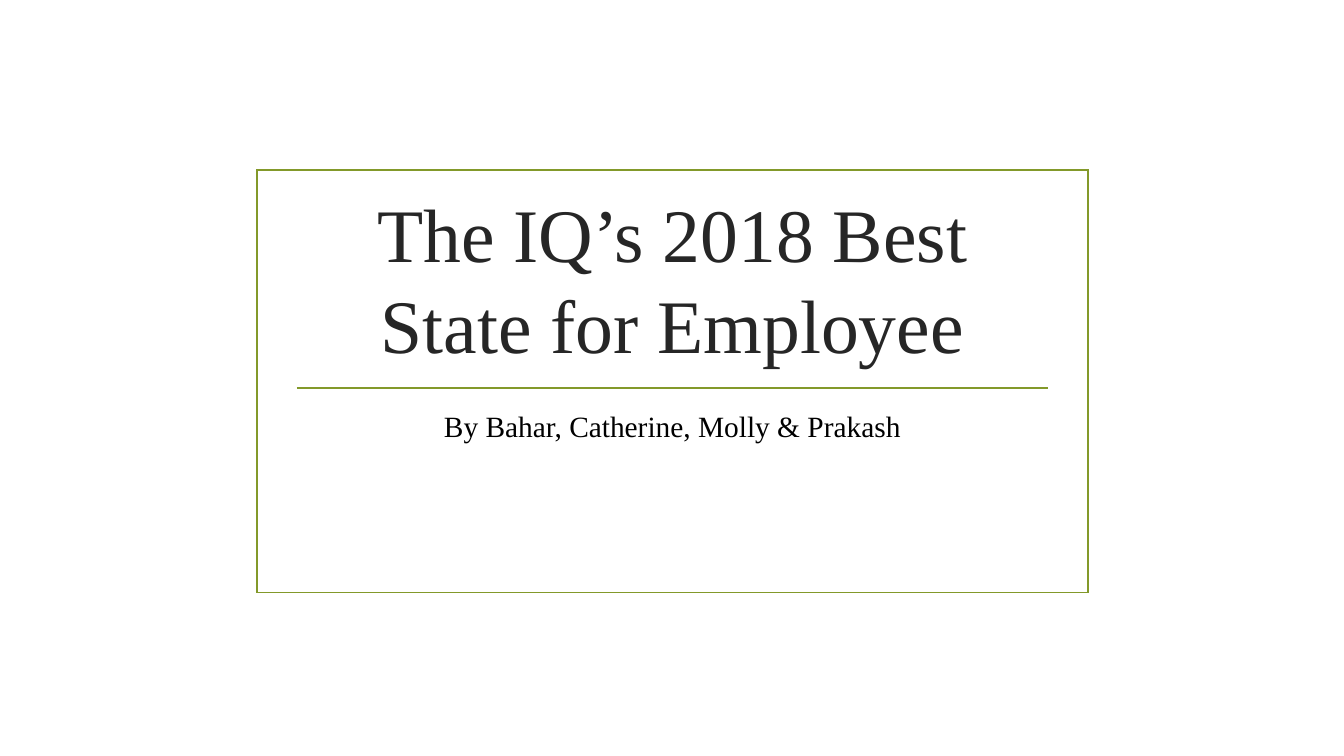
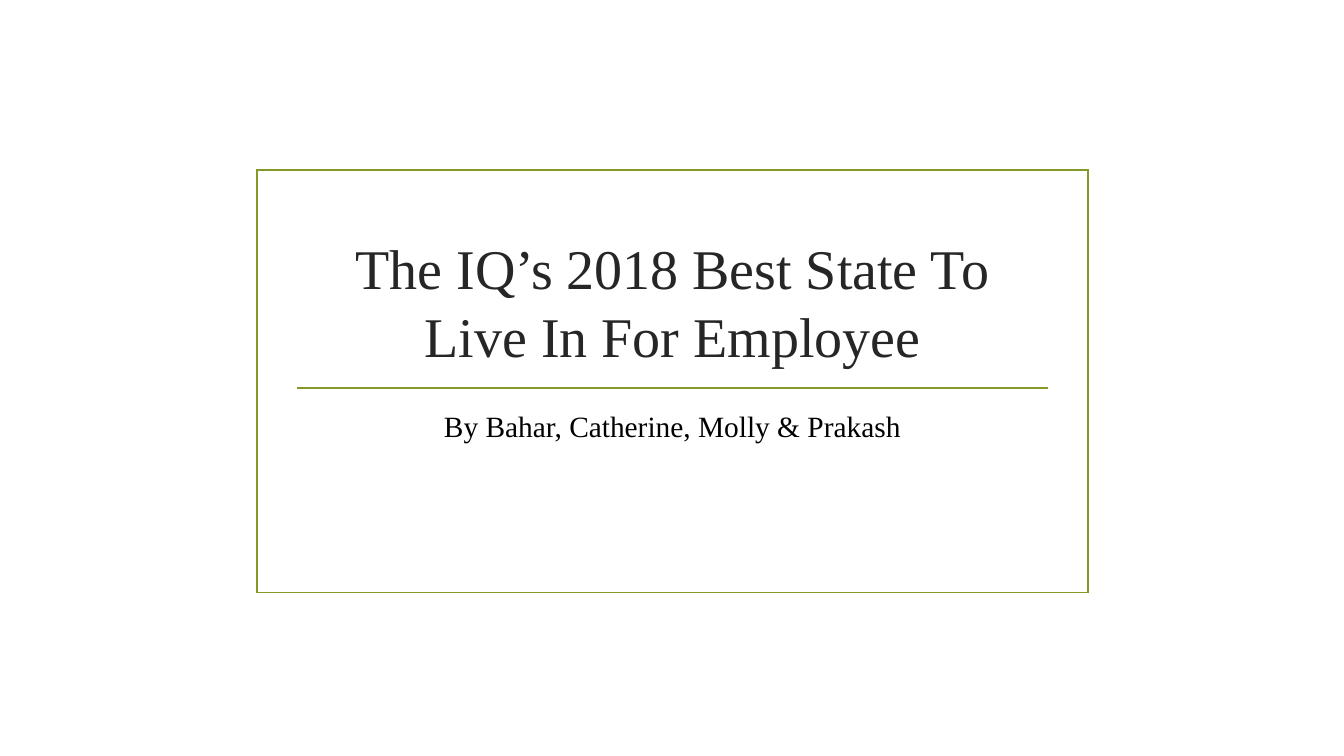
Before and after one commit to prakashbalasubramaniam/The_Incredible_Quad, a slide deck: slide 1 of Working_Presentation.pptx. Drawn at 1344x756 pixels with LibreOffice and Linux fonts; fonts in the diff are those of the drawing; background and template pictures are left out. Boxes give left, top, right and bottom in pixels: in the first picture for what was removed or moved away, otherwise in the second. Text is boxed around its words. In the diff, an @@ line names an element or a change of style, - is before the commit and + after.

```diff
--- a/Working_Presentation.pptx
+++ b/Working_Presentation.pptx
@@ title at (356, 250, 989, 367): text changed; size 54 to 40 pt @@
-The IQ’s 2018 Best State for Employee
+The IQ’s 2018 Best State To Live In For Employee
```
Also in this commit, not shown: 2 slides added, 1 other file.
